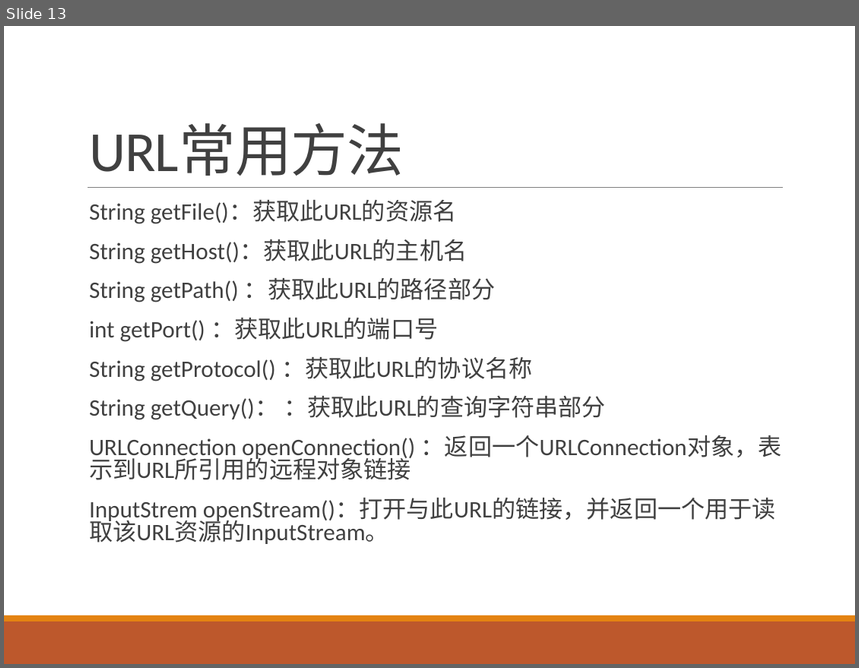
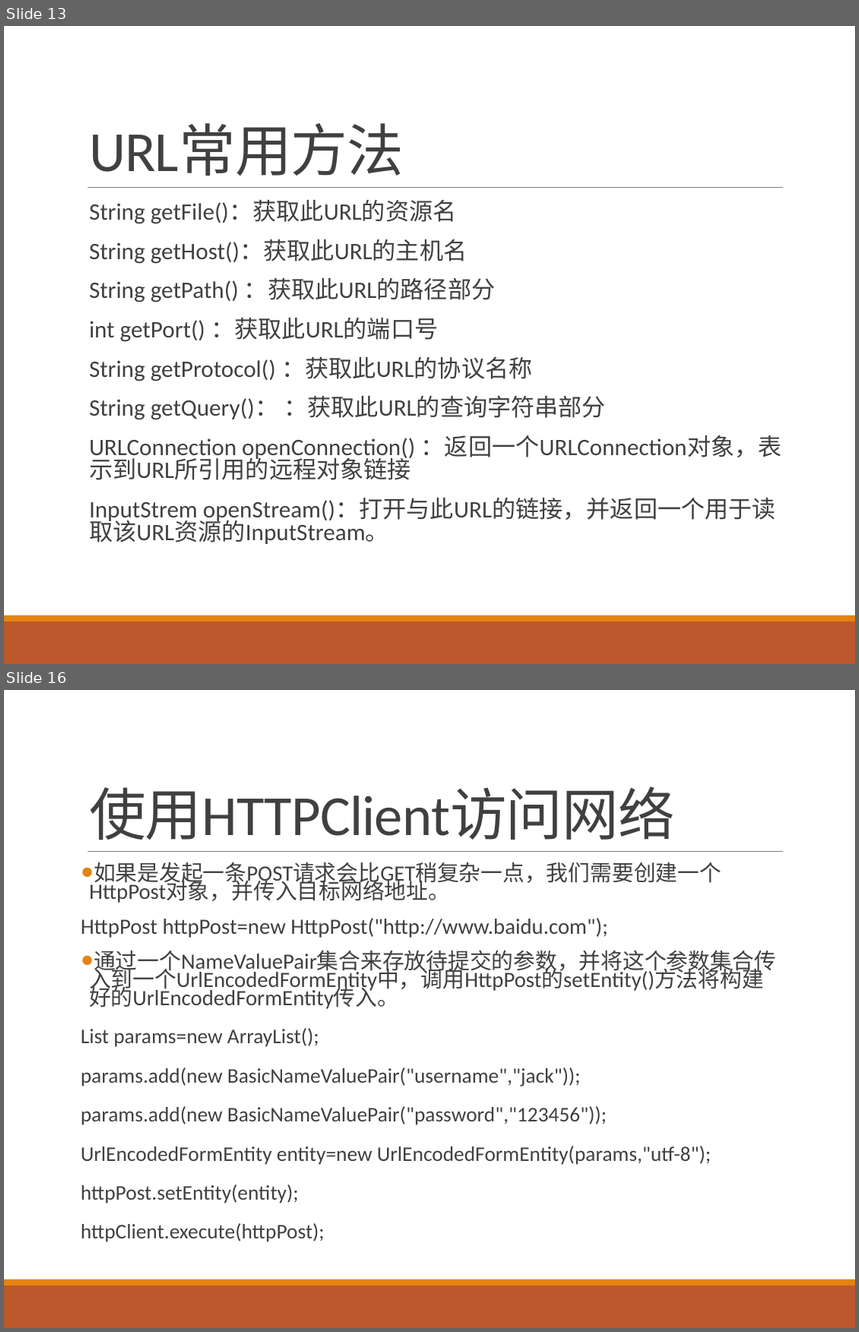
Before and after one commit to qianjin-sdu/PPT, a slide deck: 9.网络编程.pptx. Shown one above the other, each under a label of ours: slide 13 before the commit, slides 13 and 16 after it; the slides between them are not shown. The pictures are 859x668 and 859x1332 pixels, drawn with LibreOffice and Linux fonts; fonts in the diff are those of the drawing. Boxes give left, top, right and bottom in pixels: in the first picture for what was removed or moved away, otherwise in the second. Text is boxed around its words. In the diff, an @@ line names an element or a change of style, - is before the commit and + after.

```diff
--- a/9.网络编程.pptx
+++ b/9.网络编程.pptx
@@ slide 16 added at [4, 690, 855, 1328], background #FFFFFF; not listed: 3 template elements that a slide beside it also shows @@
@@ title added at [89, 787, 675, 840], 48 pt, text #404040 @@
+使用HTTPClient访问网络
@@ text added at [81, 862, 776, 1243], 17.6 pt, text #404040 @@
+● 如果是发起一条POST请求会比GET稍复杂一点，我们需要创建一个HttpPost对象，并传入目标网络地址。
+HttpPost httpPost=new HttpPost("http://www.baidu.com");
+● 通过一个NameValuePair集合来存放待提交的参数，并将这个参数集合传入到一个UrlEncodedFormEntity中，调用HttpPost的setEntity()方法将构建好的UrlEncodedFormEntity传入。
+List params=new ArrayList();
+params.add(new BasicNameValuePair("username","jack"));
+params.add(new BasicNameValuePair("password","123456"));
+UrlEncodedFormEntity entity=new UrlEncodedFormEntity(params,"utf-8");
+httpPost.setEntity(entity);
+httpClient.execute(httpPost);
```
Also in this commit, not shown: 2 slides changed, 1 other slide added, 2 other files.
